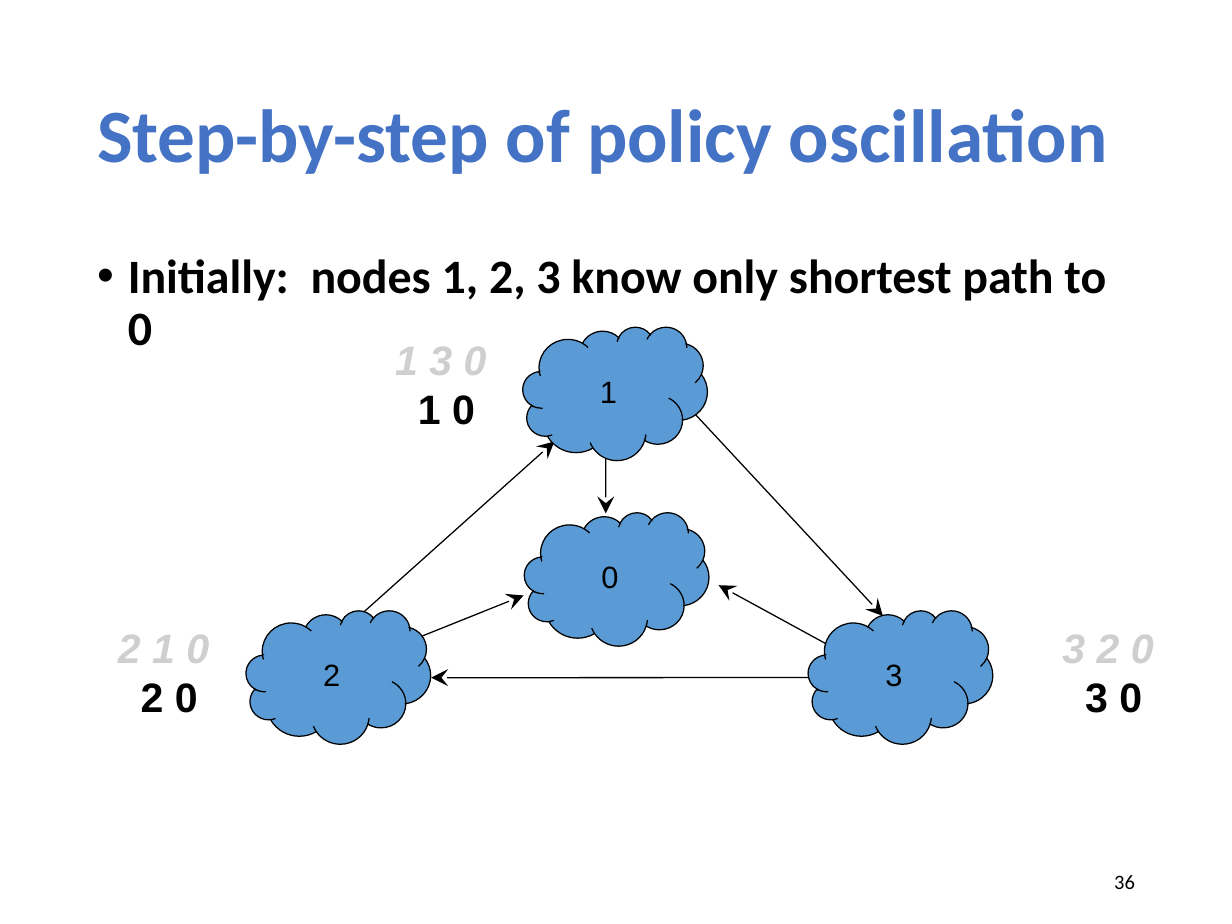
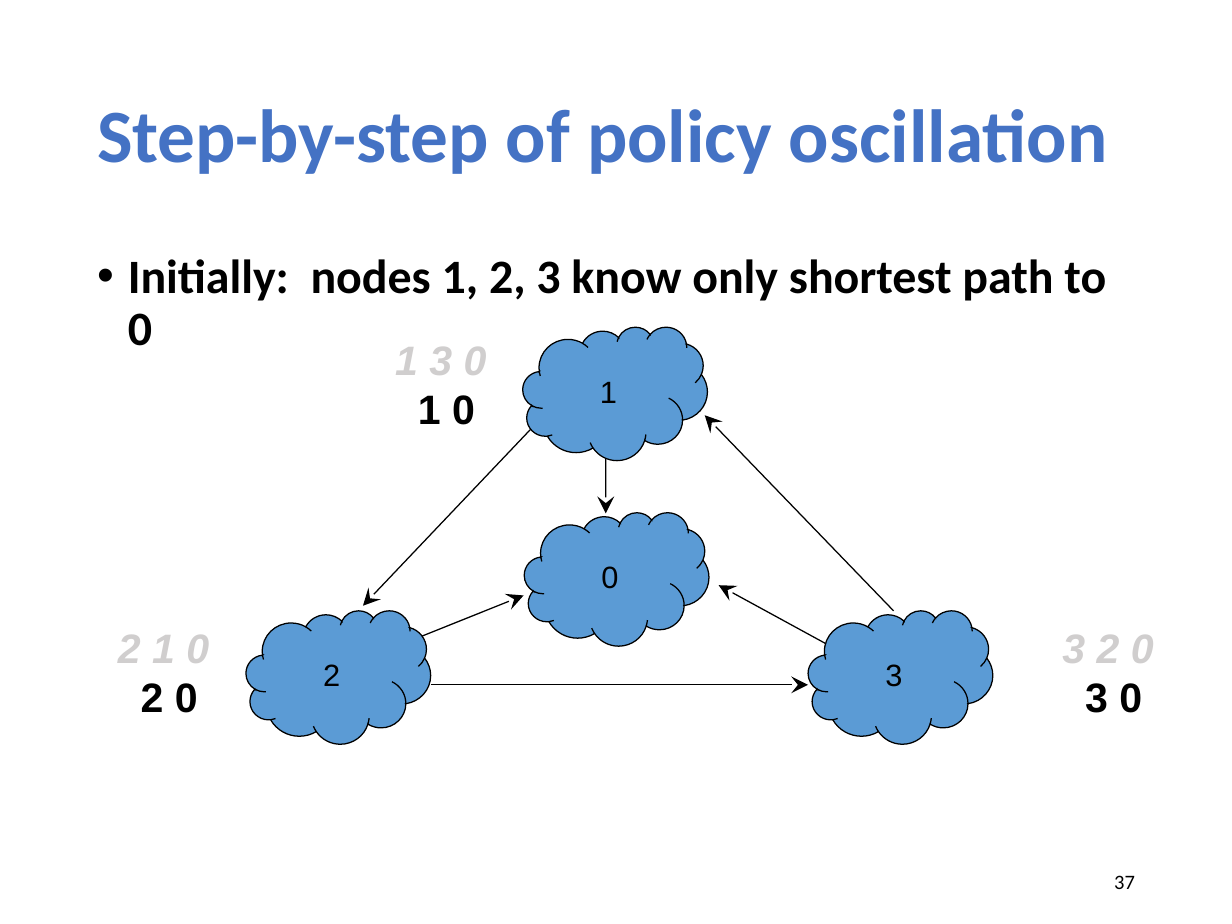
Before and after one commit to xinjin/course-net, a slide deck: slide 37 of slides/lec15_bgp.pptx (slide 36 before the commit). Drawn at 1232x924 pixels with LibreOffice and Linux fonts; fonts in the diff are those of the drawing. Boxes give left, top, right and bottom in pixels: in the first picture for what was removed or moved away, otherwise in the second. Text is boxed around its words. In the diff, an @@ line names an element or a change of style, - is before the commit and + after.

```diff
--- a/slides/lec15_bgp.pptx
+++ b/slides/lec15_bgp.pptx
@@ arrow moved from (695, 413) - (883, 616) to (893, 611) - (705, 415) @@
@@ arrow moved from (360, 616) - (554, 441) to (531, 429) - (363, 606) @@
@@ arrow moved from (811, 678) - (431, 678) to (431, 685) - (808, 685) @@
@@ page number at [1114,875,1135,889]: text changed @@
-36
+37
```
Also in this commit, not shown: 16 other slides changed, 1 slide added.
